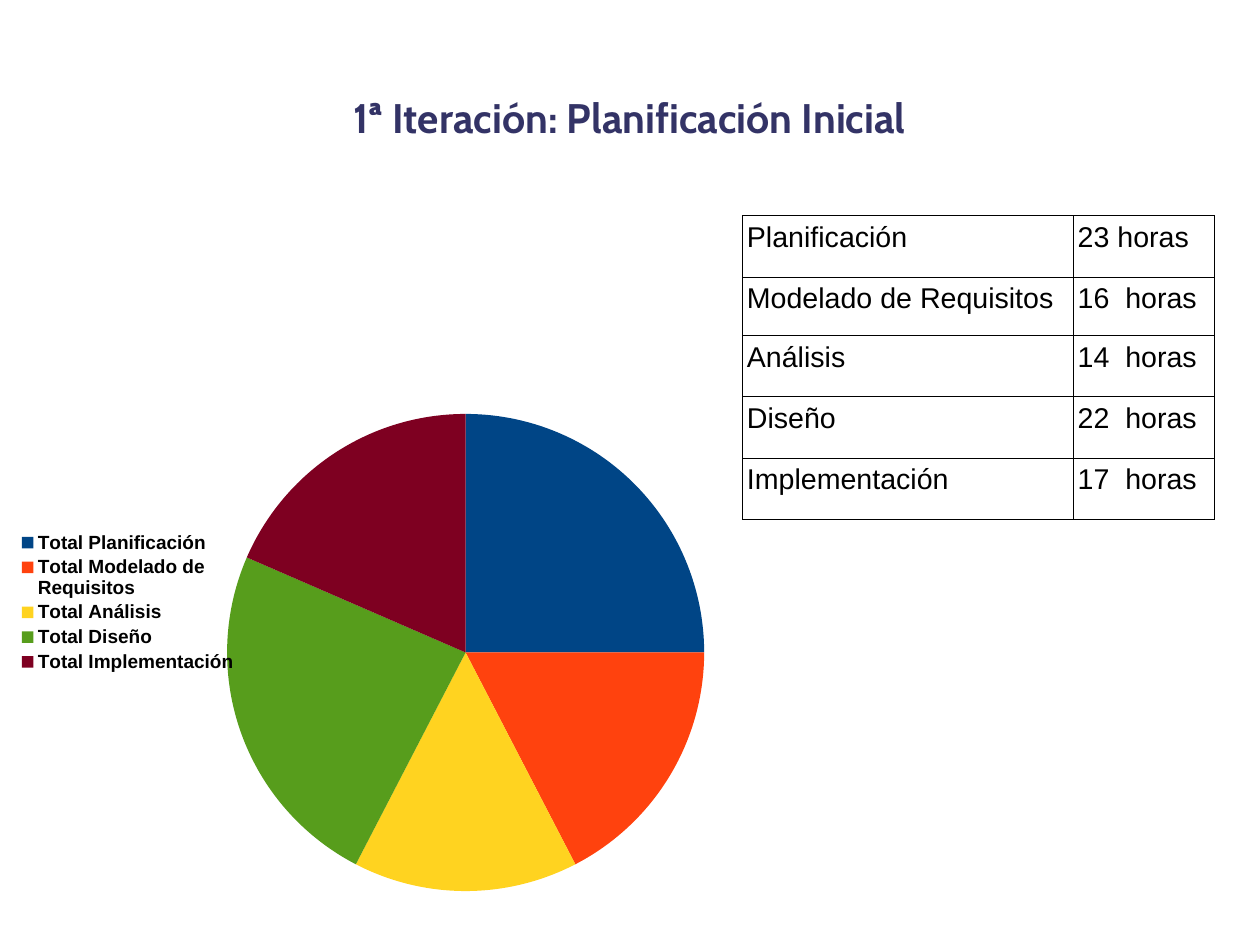
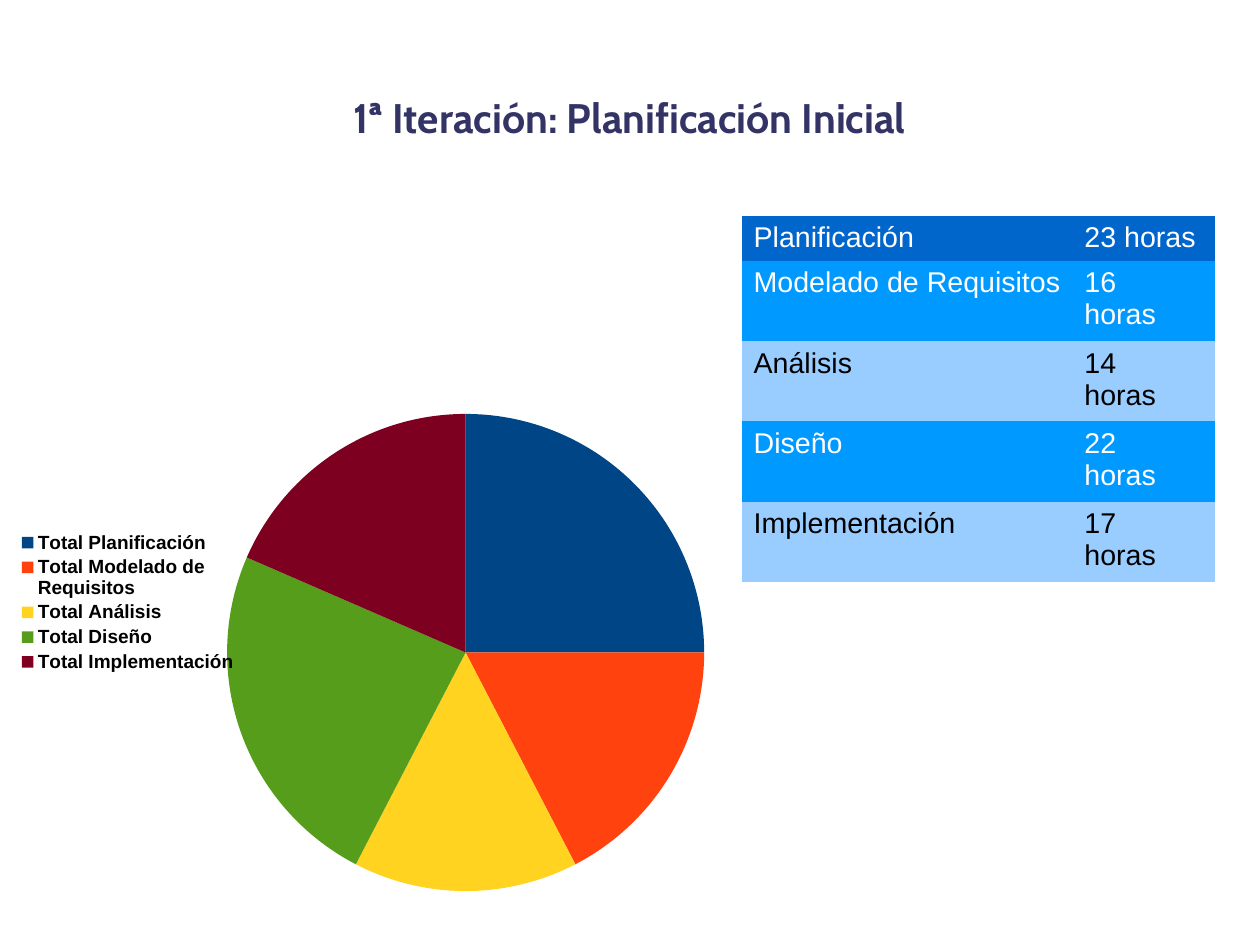
Before and after one commit to danoco78/touchteam, a slide deck: slide 7 of 1_iteracion/Planificación/Presentacion.odp. Drawn at 1260x945 pixels with LibreOffice and Linux fonts; fonts in the diff are those of the drawing; background and template pictures are left out. Boxes give left, top, right and bottom in pixels: in the first picture for what was removed or moved away, otherwise in the second. Text is boxed around its words. In the diff, an @@ line names an element or a change of style, - is before the commit and + after.

```diff
--- a/1_iteracion/Planificación/Presentacion.odp
+++ b/1_iteracion/Planificación/Presentacion.odp
@@ table at [743, 216, 1215, 570] @@
@@ fill none to #0066CC in row 1 @@
@@ fill none to #0099FF in 4 cells @@
@@ fill none to #99CCFF in 4 cells @@
@@ text colour #000000 to #FFFFFF in "Planificación", "23 horas", "Modelado de Requisitos", "16 horas" and 2 more places @@
@@ borders changed @@
```
Also in this commit, not shown: 4 other slides changed, 16 slides added, 1 slide removed.
